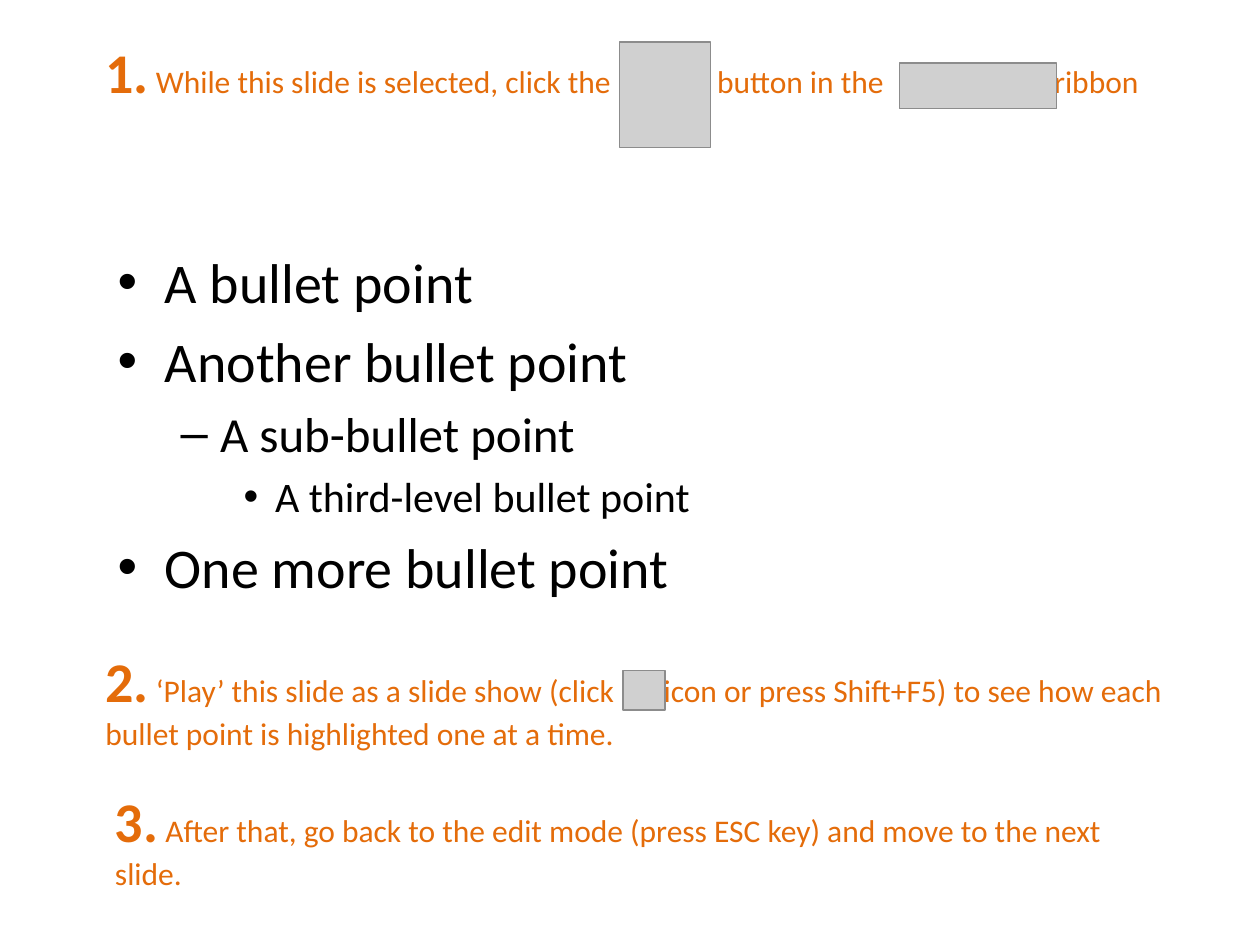
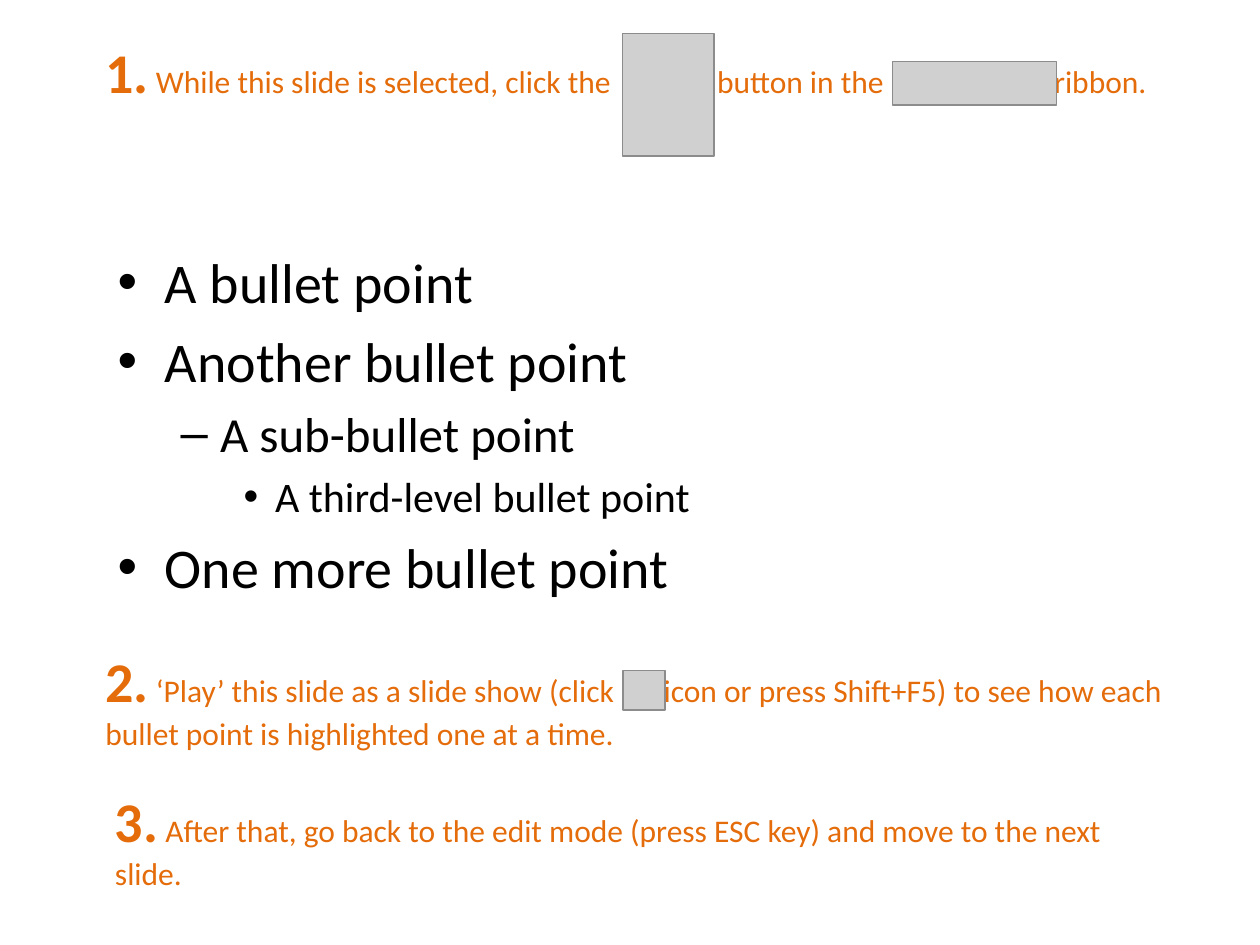
Before and after one commit to PowerPointLabs/PowerPointLabs, a slide deck: slide 6 of doc/PowerPointLabs Quick Tutorial.pptx. Drawn at 1260x945 pixels with LibreOffice and Linux fonts; fonts in the diff are those of the drawing; grey boxes stand for pictures. Boxes give left, top, right and bottom in pixels: in the first picture for what was removed or moved away, otherwise in the second. Text is boxed around its words. In the diff, an @@ line names an element or a change of style, - is before the commit and + after.

Commit message:
Update icons and phrasing of tutorial slides.
In particular, the Highlight Points section was changed - it previously
referred to Highlight Text instead.

```diff
--- a/doc/PowerPointLabs Quick Tutorial.pptx
+++ b/doc/PowerPointLabs Quick Tutorial.pptx
@@ text at (x1=105, y1=56, x2=1146, y2=101): text changed @@
-1. While this slide is selected, click the button in the ribbon
+1. While this slide is selected, click the button in the ribbon.
@@ picture resized from (x1=620, y1=42, x2=711, y2=147) to (x1=622, y1=34, x2=713, y2=156) @@
@@ picture resized from (x1=900, y1=63, x2=1057, y2=108) to (x1=892, y1=62, x2=1056, y2=105) @@
```
Also in this commit, not shown: 23 other slides changed.
